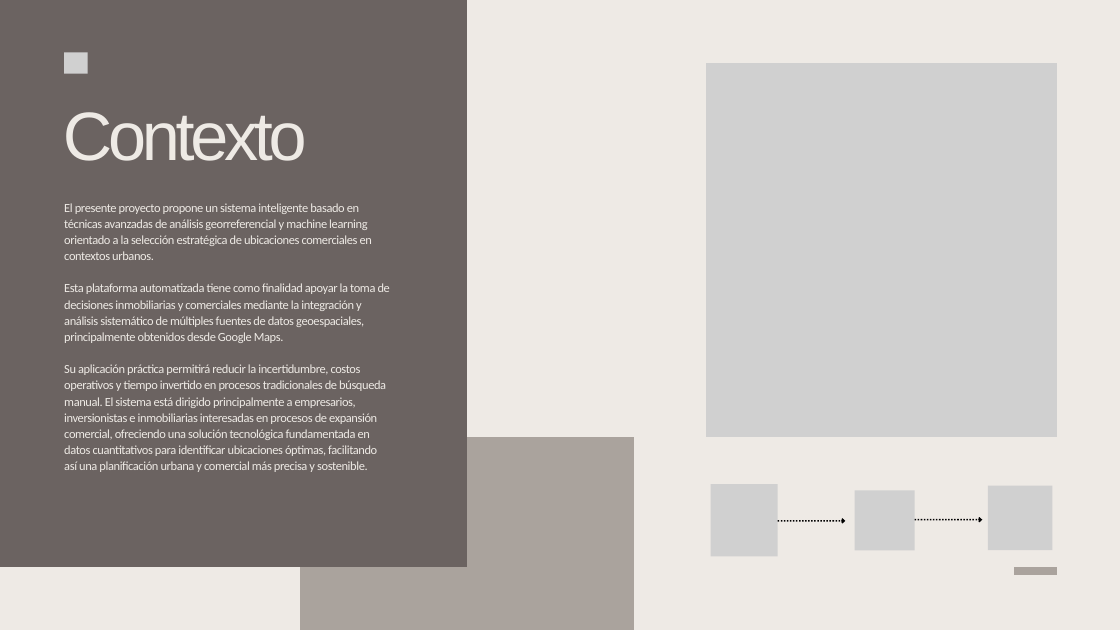
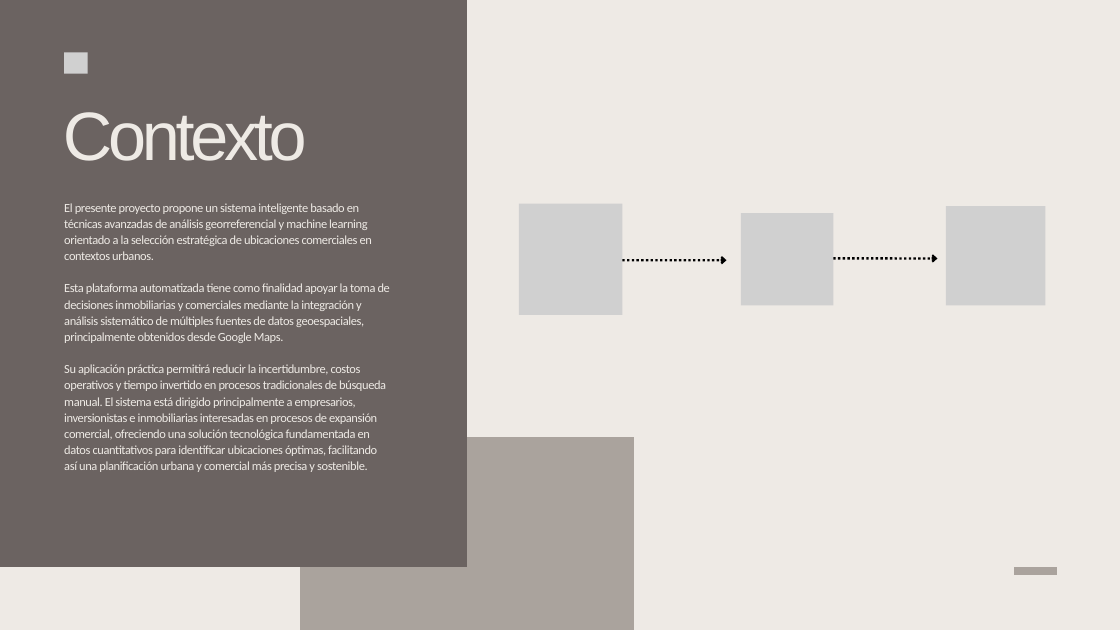
Before and after one commit to Jucer74/SoftwareArchitecture, a slide deck: slide 3 of Project/Context/FindMyPlace.context.pptx. Drawn at 1120x630 pixels with LibreOffice and Linux fonts; fonts in the diff are those of the drawing; grey boxes stand for pictures. Boxes give left, top, right and bottom in pixels: in the first picture for what was removed or moved away, otherwise in the second. Text is boxed around its words. In the diff, an @@ line names an element or a change of style, - is before the commit and + after.

Commit message:
change context image

```diff
--- a/Project/Context/FindMyPlace.context.pptx
+++ b/Project/Context/FindMyPlace.context.pptx
@@ picture removed at bbox=[706, 63, 1057, 437] @@
@@ picture: place and size @@
-picture at bbox=[988, 486, 1052, 550]
+picture at bbox=[946, 206, 1046, 306]
@@ group added at bbox=[519, 204, 937, 315]: 2 pictures, 2 arrows @@
@@ group removed at bbox=[711, 484, 982, 556]: 2 pictures, 2 arrows @@
```
